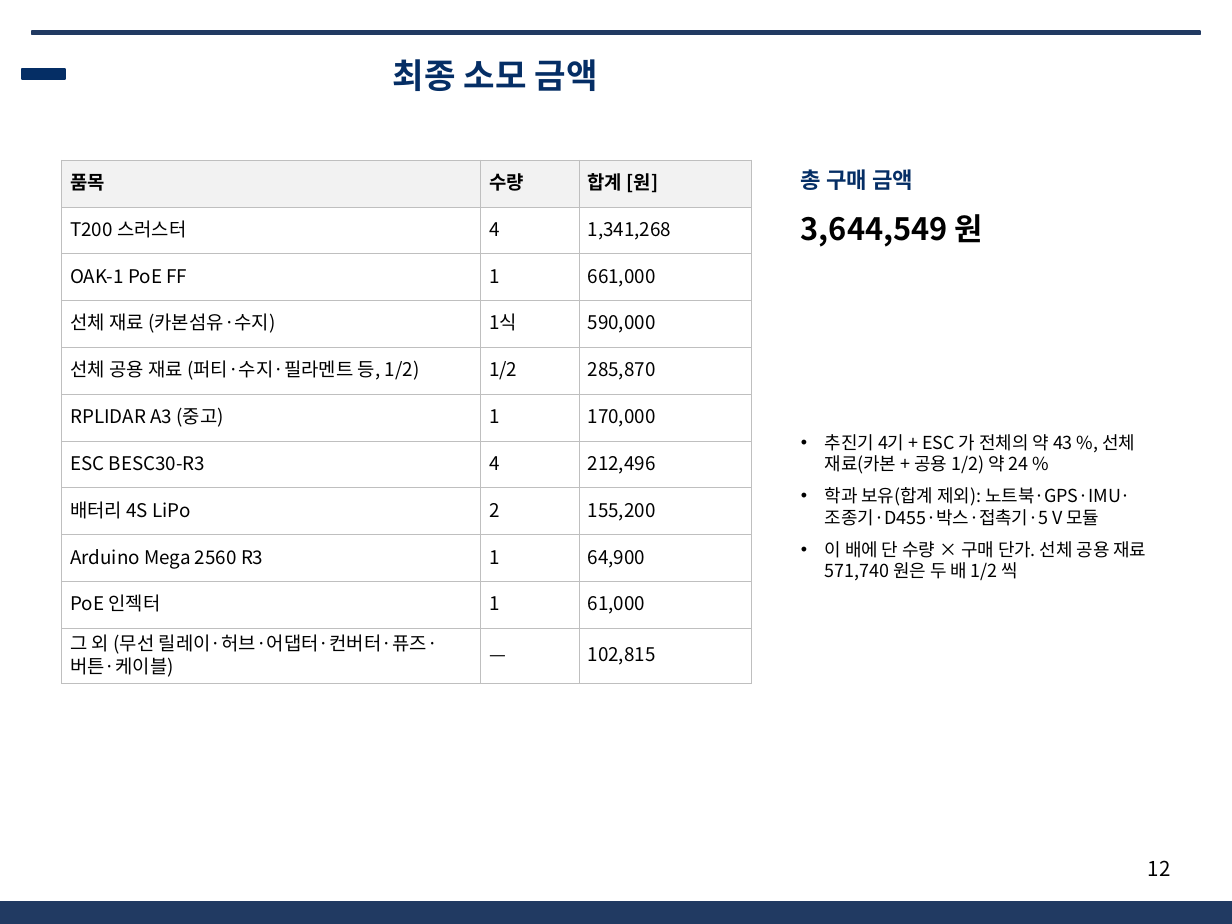
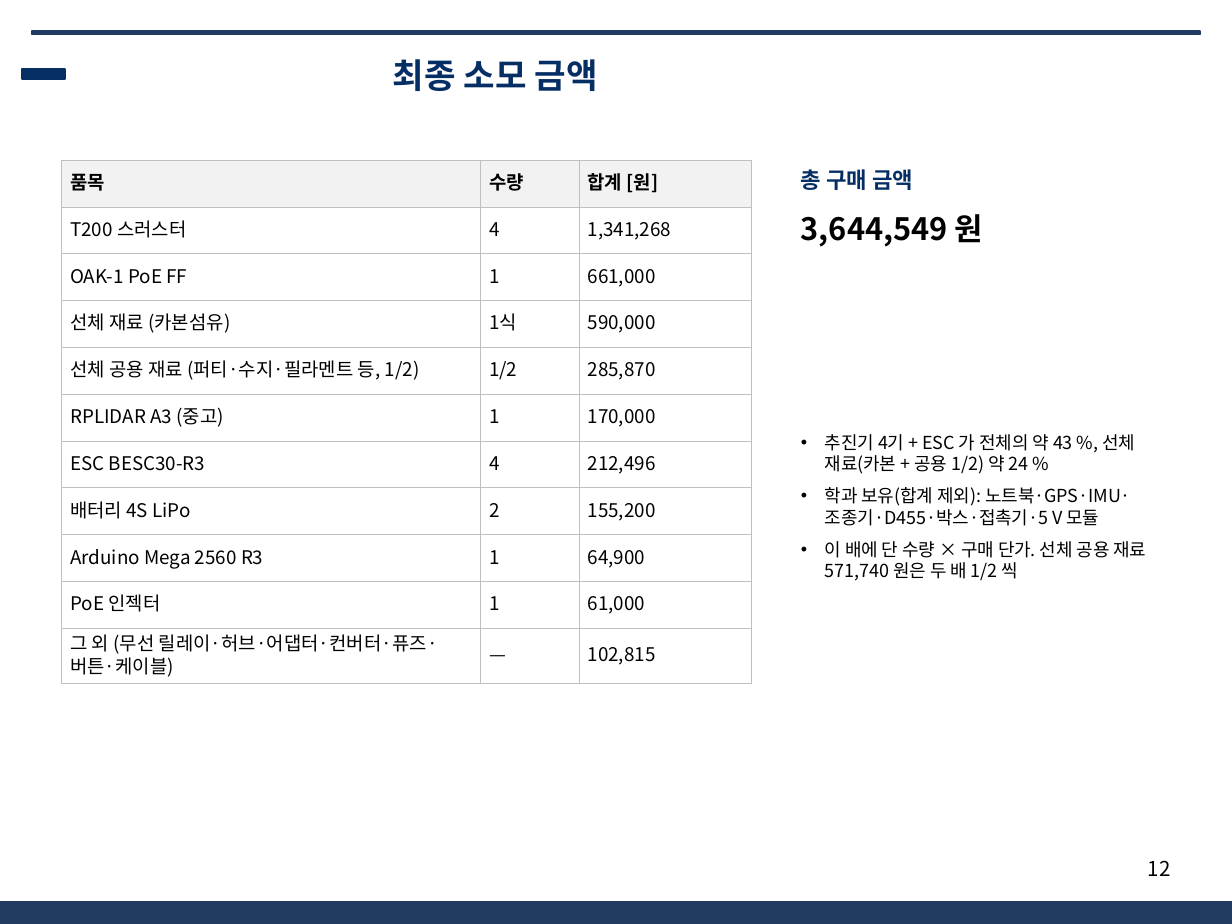
Before and after one commit to unmatsutake377-rgb/ros2_ws, a slide deck: slide 12 of docs/전달용/보고서_분담/발표자료_SSF_B.pptx. Drawn at 1232x924 pixels with LibreOffice and Linux fonts; fonts in the diff are those of the drawing; background and template pictures are left out. Boxes give left, top, right and bottom in pixels: in the first picture for what was removed or moved away, otherwise in the second. Text is boxed around its words. In the diff, an @@ line names an element or a change of style, - is before the commit and + after.

```diff
--- a/docs/전달용/보고서_분담/발표자료_SSF_B.pptx
+++ b/docs/전달용/보고서_분담/발표자료_SSF_B.pptx
@@ table at (62,160,752,681) @@
-row 4, column 1: 선체 재료 (카본섬유·수지)
+row 4, column 1: 선체 재료 (카본섬유)
```
Also in this commit, not shown: 2 other slides changed, 3 other files.
